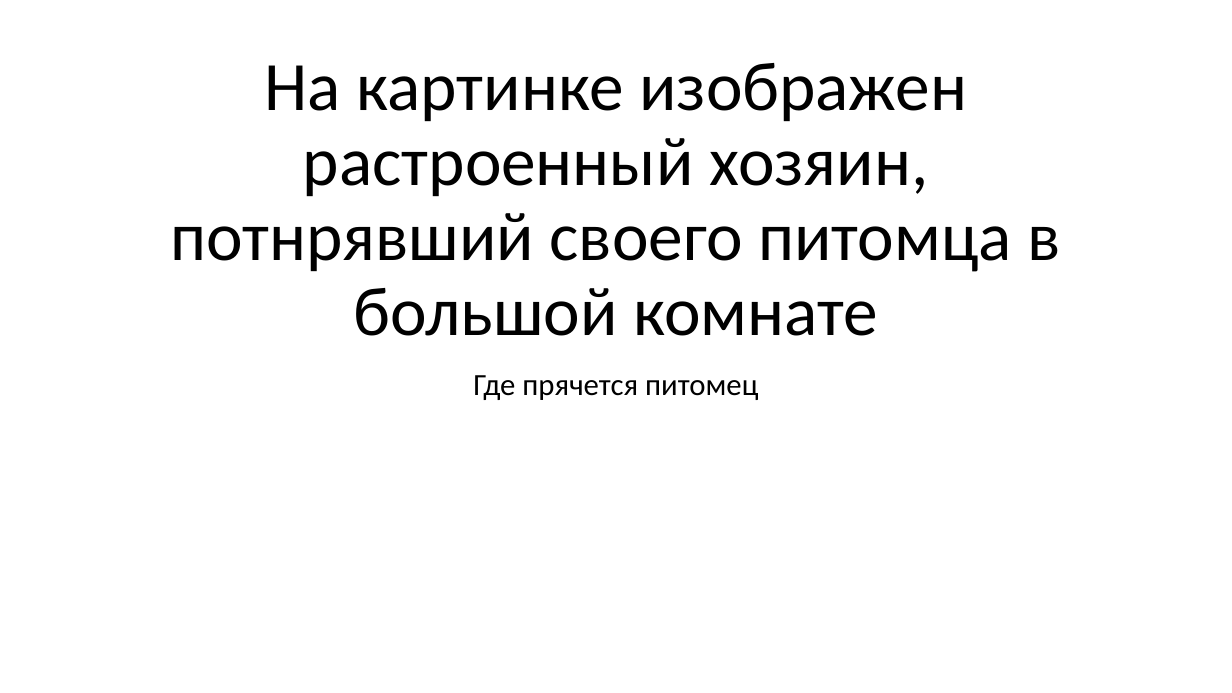
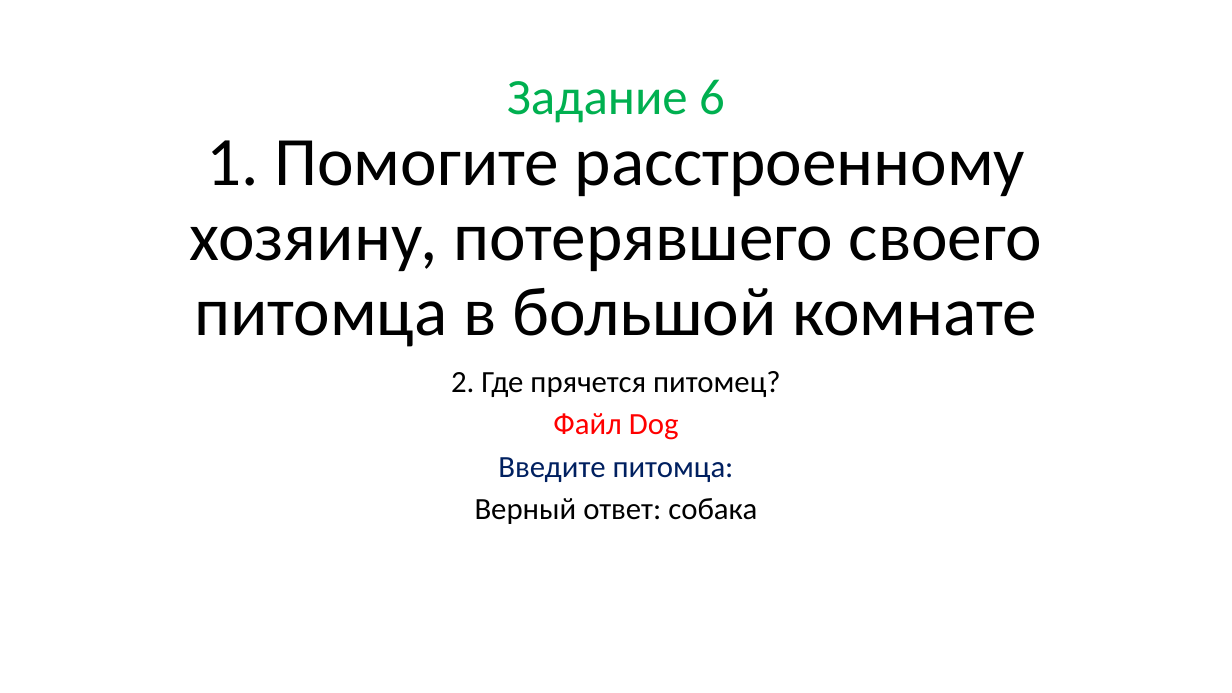
Before and after one commit to vvaassiihhaa/masha, a slide deck: slide 11 of КВЕСТ/Kvest 0504.pptx (slide 13 before the commit). Drawn at 1232x693 pixels with LibreOffice and Linux fonts; fonts in the diff are those of the drawing. Boxes give left, top, right and bottom in pixels: in the first picture for what was removed or moved away, otherwise in the second. Text is boxed around its words. In the diff, an @@ line names an element or a change of style, - is before the commit and + after.

```diff
--- a/КВЕСТ/Kvest 0504.pptx
+++ b/КВЕСТ/Kvest 0504.pptx
@@ title at bbox=[189, 79, 1042, 347]: text changed @@
-На картинке изображен растроенный хозяин, потнрявший своего питомца в большой комнате
+Задание 6
+1. Помогите расстроенному хозяину, потерявшего своего питомца в большой комнате
@@ subtitle at bbox=[451, 371, 781, 524]: text changed @@
-Где прячется питомец
+2. Где прячется питомец?
+Файл Dog
+Введите питомца:
+Верный ответ: собака
```
Also in this commit, not shown: 6 other slides changed, 1 slide added, 2 other files.
